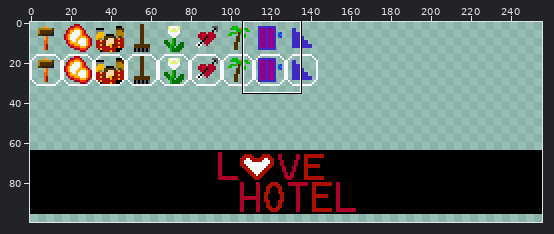
One commit to this sprite sheet: resources/img/hud.png. Above, an overview of the earlier version with the close-up marked.
Close-up. First the earlier version:
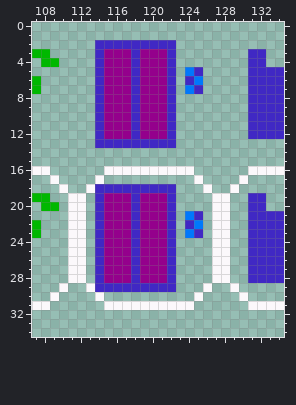
The file is 256x256 pixels. Colours within 5 levels of each other are drawn and written as one. Shown: x 107..134, y 0..34. The wide view leaves out empty margins.
Now the later version:
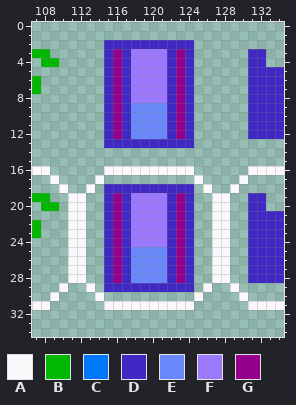
Palette (. is transparent): A #fbf8fb  B #00b800  C #0078fc  D #4028c4  E #6888fc  F #9c78fc  G #94008c
The commit says: Improved background graphics, elevator hud icon.
What changed:
@@ x 112..127 @@
  1 ................
- 2 ..DDDDDDDDD.....
- 3 ..DGGGDGGGD.....
- 4 ..DGGGDGGGD.....
- 5 ..DGGGDGGGD.CD..
- 6 ..DGGGDGGGD.DC..
- 7 ..DGGGDGGGD.CD..
- 8 ..DGGGDGGGD.....
- 9 ..DGGGDGGGD.....
-10 ..DGGGDGGGD.....
-11 ..DGGGDGGGD.....
-12 ..DGGGDGGGD.....
-13 ..DDDDDDDDD.....
+ 2 ...DDDDDDDDDD...
+ 3 ...DGDFFFFDGD...
+ 4 ...DGDFFFFDGD...
+ 5 ...DGDFFFFDGD...
+ 6 ...DGDFFFFDGD...
+ 7 ...DGDFFFFDGD...
+ 8 ...DGDFFFFDGD...
+ 9 ...DGDEEEEDGD...
+10 ...DGDEEEEDGD...
+11 ...DGDEEEEDGD...
+12 ...DGDEEEEDGD...
+13 ...DDDDDDDDDD...
 14 ................
@@ x 112..127 @@
 17 ..A..........A..
-18 .ADDDDDDDDD...A.
-19 A.DGGGDGGGD....A
-20 A.DGGGDGGGD....A
-21 A.DGGGDGGGD.CD.A
-22 A.DGGGDGGGD.DC.A
-23 A.DGGGDGGGD.CD.A
-24 A.DGGGDGGGD....A
-25 A.DGGGDGGGD....A
-26 A.DGGGDGGGD....A
-27 A.DGGGDGGGD....A
-28 A.DGGGDGGGD....A
-29 .ADDDDDDDDD...A.
+18 .A.DDDDDDDDDD.A.
+19 A..DGDFFFFDGD..A
+20 A..DGDFFFFDGD..A
+21 A..DGDFFFFDGD..A
+22 A..DGDFFFFDGD..A
+23 A..DGDFFFFDGD..A
+24 A..DGDFFFFDGD..A
+25 A..DGDEEEEDGD..A
+26 A..DGDEEEEDGD..A
+27 A..DGDEEEEDGD..A
+28 A..DGDEEEEDGD..A
+29 .A.DDDDDDDDDD.A.
 30 ..A..........A..
Changed places in both close-ups, as pixel boxes (x1, y1, x2, y2):
changed: (95, 40, 203, 148)
changed: (95, 184, 203, 292)
